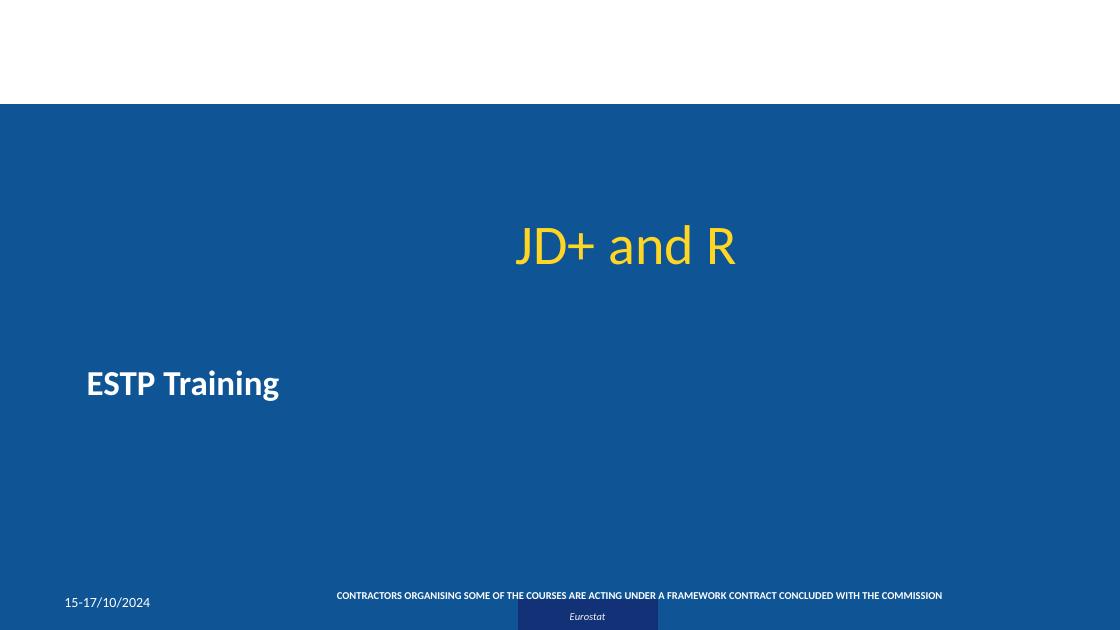
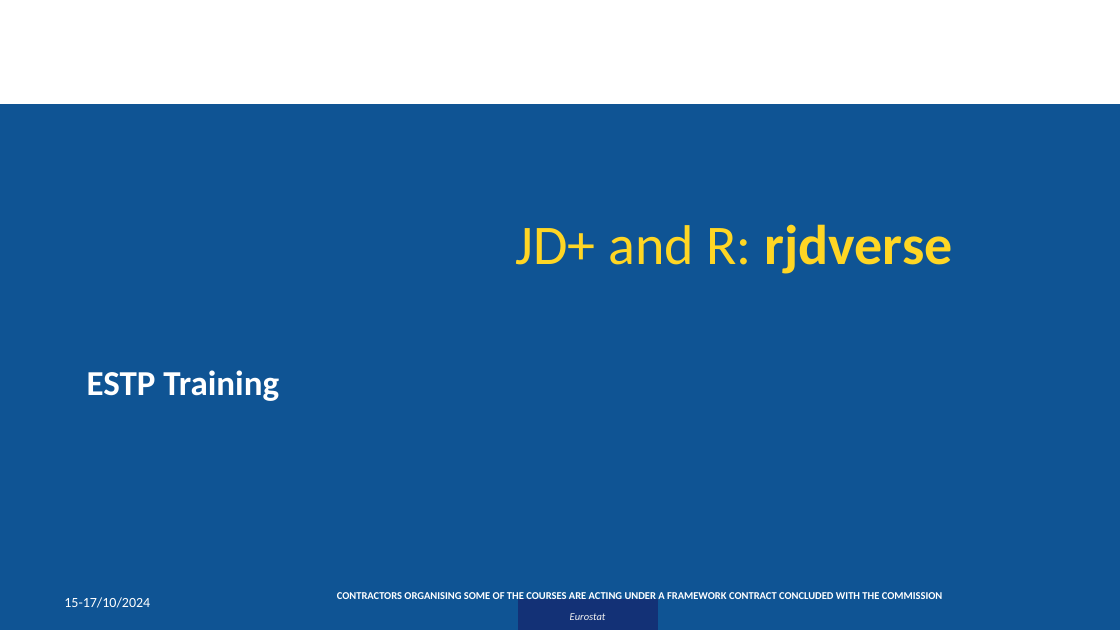
Before and after one commit to palatej/ESTP2024, a slide deck: slide 1 of Presentations/1.3 JD+ and R.pptx. Drawn at 1120x630 pixels with LibreOffice and Linux fonts; fonts in the diff are those of the drawing; background and template pictures are left out. Boxes give left, top, right and bottom in pixels: in the first picture for what was removed or moved away, otherwise in the second. Text is boxed around its words. In the diff, an @@ line names an element or a change of style, - is before the commit and + after.

```diff
--- a/Presentations/1.3 JD+ and R.pptx
+++ b/Presentations/1.3 JD+ and R.pptx
@@ title at (x1=515, y1=224, x2=953, y2=274): text changed @@
-JD+ and R
+JD+ and R: rjdverse
```
Also in this commit, not shown: 7 other slides changed, 12 other files.
